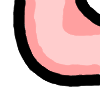
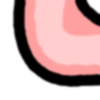
Revision of a layered 100x100 image; what changed, layer by layer:
added layer "Layer #4" above "Layer #6" over [11, 0, 100, 89]
renamed "Layer #1" to "Layer #6", hid it over [13, 0, 100, 87]
renamed "Layer #2" to "Layer #5", hid it over [23, 0, 100, 77]
hid "Layer #3" over [31, 0, 100, 68]
